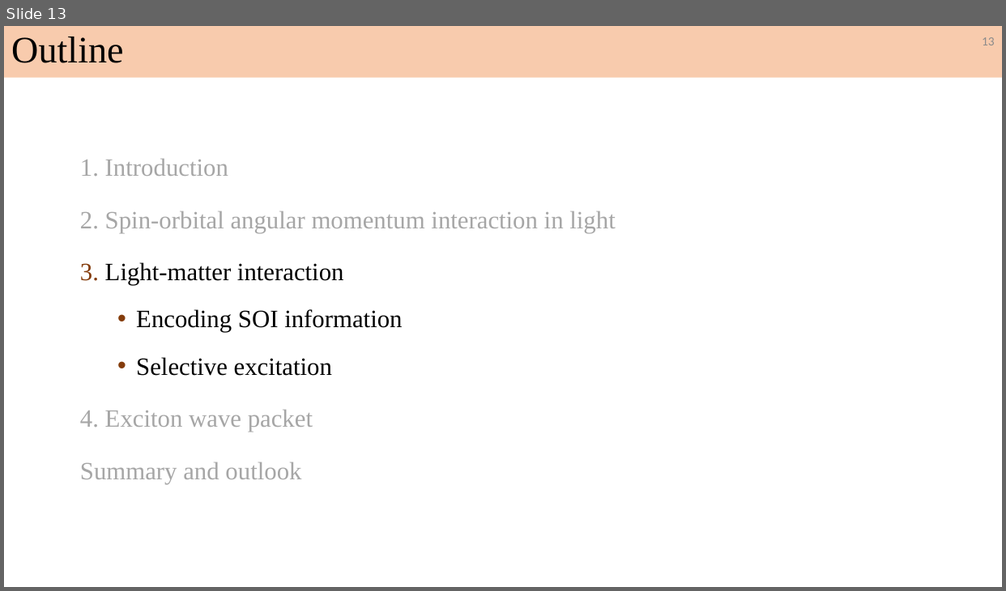
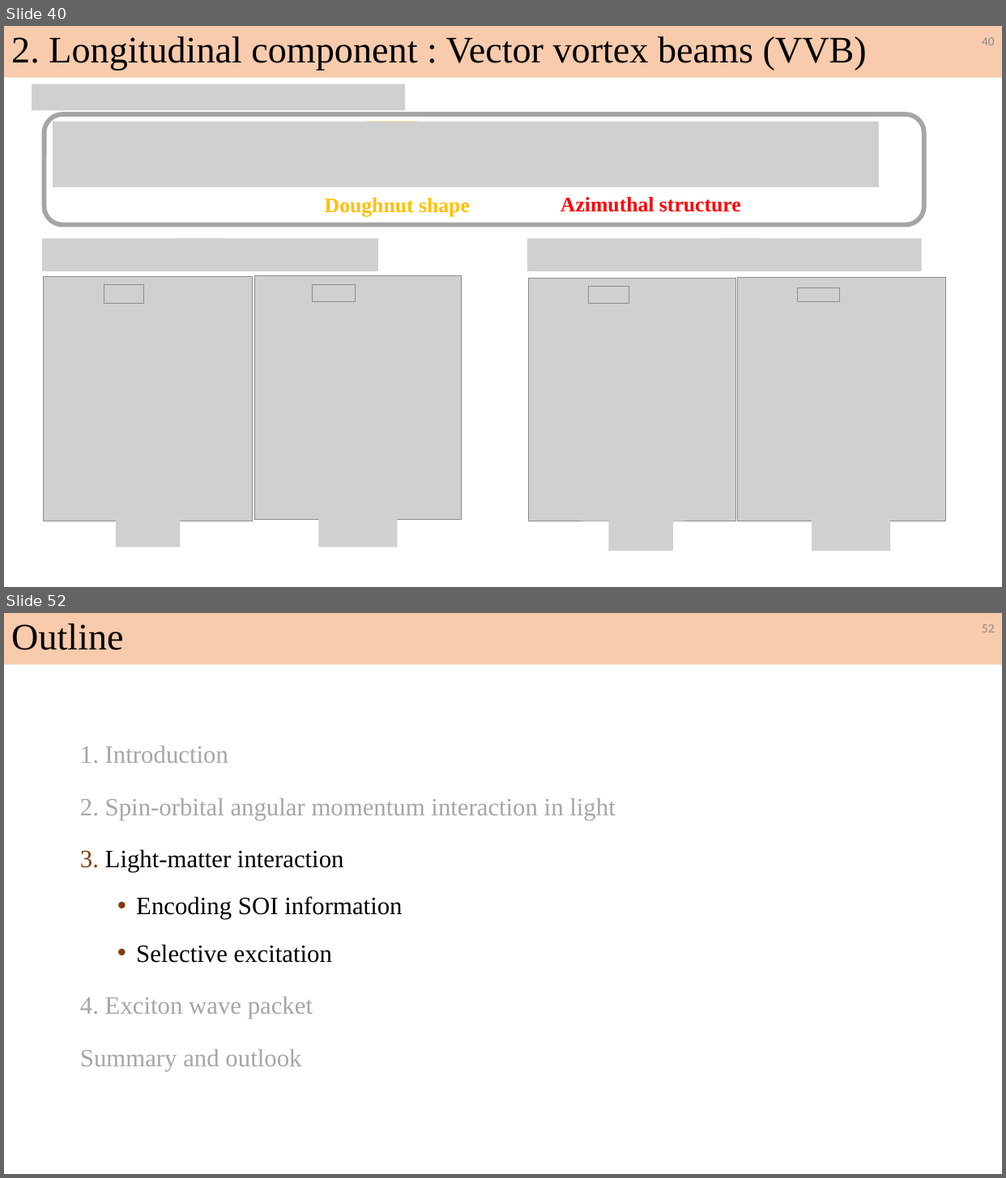
Before and after one commit to Liubroke13/Main_code, a slide deck: Final/碩士總結/RY_Defense_v1.pptx. Shown one above the other, each under a label of ours: slide 13 before the commit, slides 40 and 52 after it; the slides between them are not shown. The pictures are 1006x591 and 1006x1178 pixels, drawn with LibreOffice and Linux fonts; fonts in the diff are those of the drawing; grey boxes stand for pictures; background and template pictures are left out. Boxes give left, top, right and bottom in pixels: in the first picture for what was removed or moved away, otherwise in the second. Text is boxed around its words. In the diff, an @@ line names an element or a change of style, - is before the commit and + after.

```diff
--- a/Final/碩士總結/RY_Defense_v1.pptx
+++ b/Final/碩士總結/RY_Defense_v1.pptx
@@ slide 40 added at <box>4,26,1002,587</box>, background #FFFFFF @@
@@ rectangle added at <box>4,26,1002,77</box>, fill #F8CBAD, 36 pt, text #000000 @@
+2. Longitudinal component : Vector vortex beams (VVB)
@@ page number added at <box>982,37,995,45</box>, 12 pt, text #8C8C8C @@
+40
@@ picture added at <box>32,84,405,110</box> @@
@@ rounded rectangle added at <box>44,114,924,225</box>, outline #A5A5A5 4.5 pt @@
@@ picture added at <box>53,122,879,188</box> @@
@@ rounded rectangle added at <box>356,122,427,185</box>, fill #FFFFFF, outline #FFC000 3 pt @@
@@ text added at <box>325,198,470,216</box>, 20 pt, text #FFC000, bold @@
+Doughnut shape
@@ text added at <box>560,197,741,212</box>, 20 pt, text #FF0000, bold @@
+Azimuthal structure
@@ picture added at <box>42,238,224,271</box> @@
@@ picture added at <box>174,238,378,271</box> @@
@@ picture added at <box>527,238,760,271</box> @@
@@ picture added at <box>718,238,922,271</box> @@
@@ picture added at <box>44,277,253,522</box> @@
@@ picture added at <box>104,285,144,303</box> @@
@@ picture added at <box>255,275,462,519</box> @@
@@ picture added at <box>313,285,355,301</box> @@
@@ picture added at <box>529,278,736,522</box> @@
@@ picture added at <box>589,287,629,304</box> @@
@@ picture added at <box>738,278,946,522</box> @@
@@ picture added at <box>798,288,840,301</box> @@
@@ picture added at <box>116,517,180,547</box> @@
@@ picture added at <box>318,517,397,547</box> @@
@@ picture added at <box>609,521,673,551</box> @@
@@ picture added at <box>812,521,890,551</box> @@
@@ what was slide 13 is now slide 52 @@
@@ page number at <box>982,624,995,632</box>: text changed @@
-13
+52
```
Also in this commit, not shown: 9 slides changed, 39 other slides added, 1 slide removed, 34 other files.
